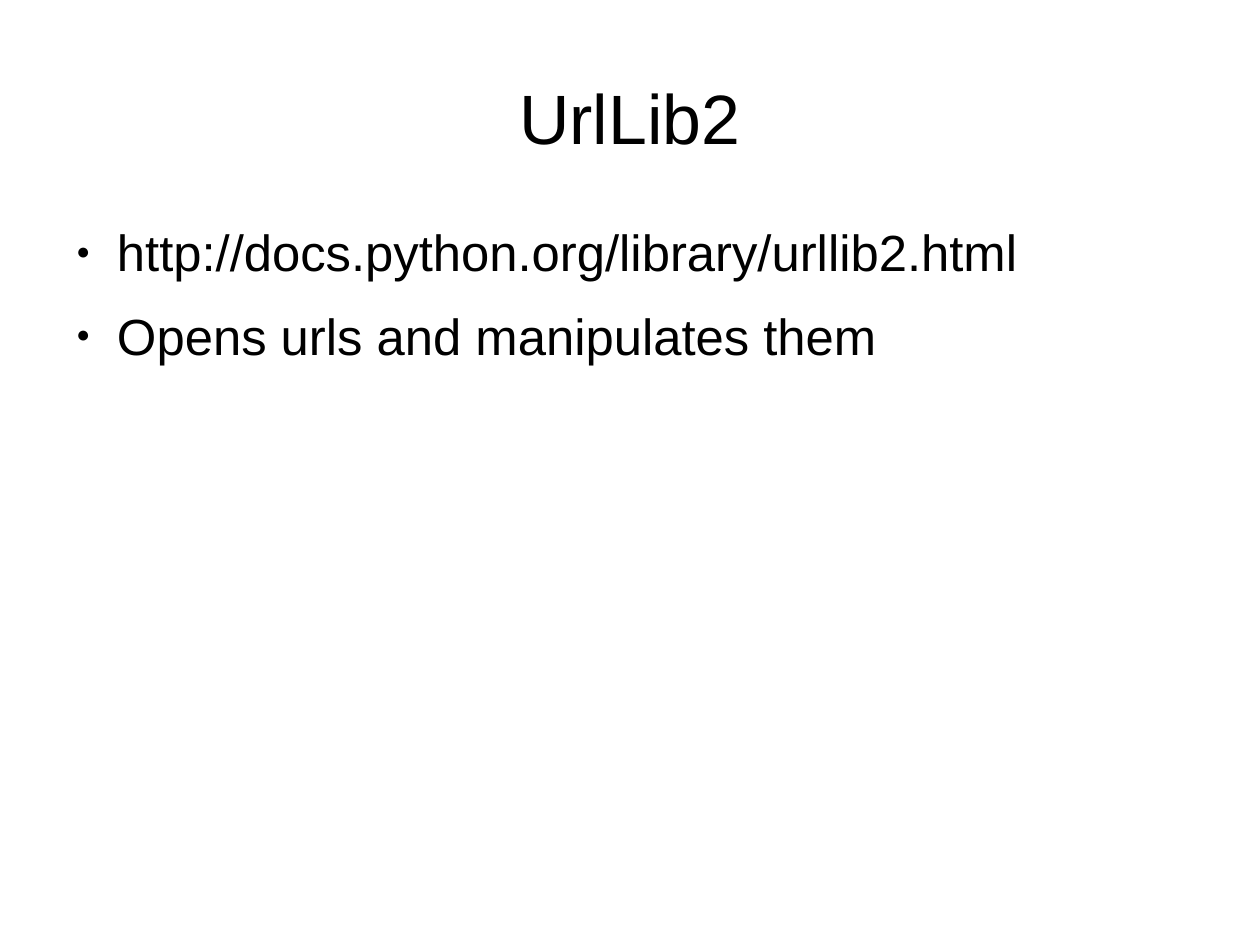
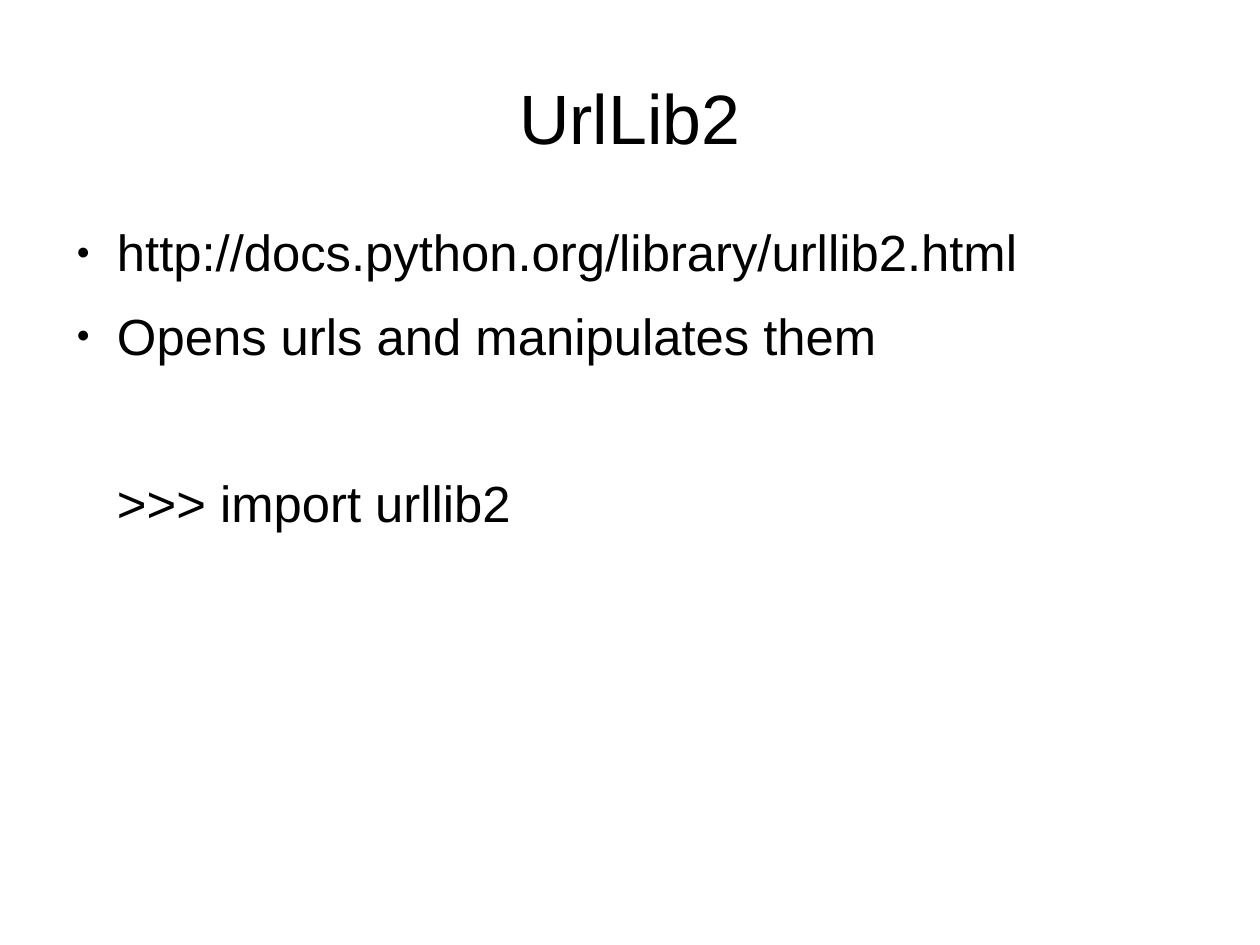
Before and after one commit to bradfordbarr/HacDC-Intro-to-Programming, a slide deck: slide 7 of class_4/class_4.odp. Drawn at 1260x945 pixels with LibreOffice and Linux fonts; fonts in the diff are those of the drawing. Boxes give left, top, right and bottom in pixels: in the first picture for what was removed or moved away, otherwise in the second. Text is boxed around its words. In the diff, an @@ line names an element or a change of style, - is before the commit and + after.

```diff
--- a/class_4/class_4.odp
+++ b/class_4/class_4.odp
@@ text at <box>220,485,510,532</box>: paragraph added @@
+>>> import urllib2
```
Also in this commit, not shown: 4 other slides changed.
